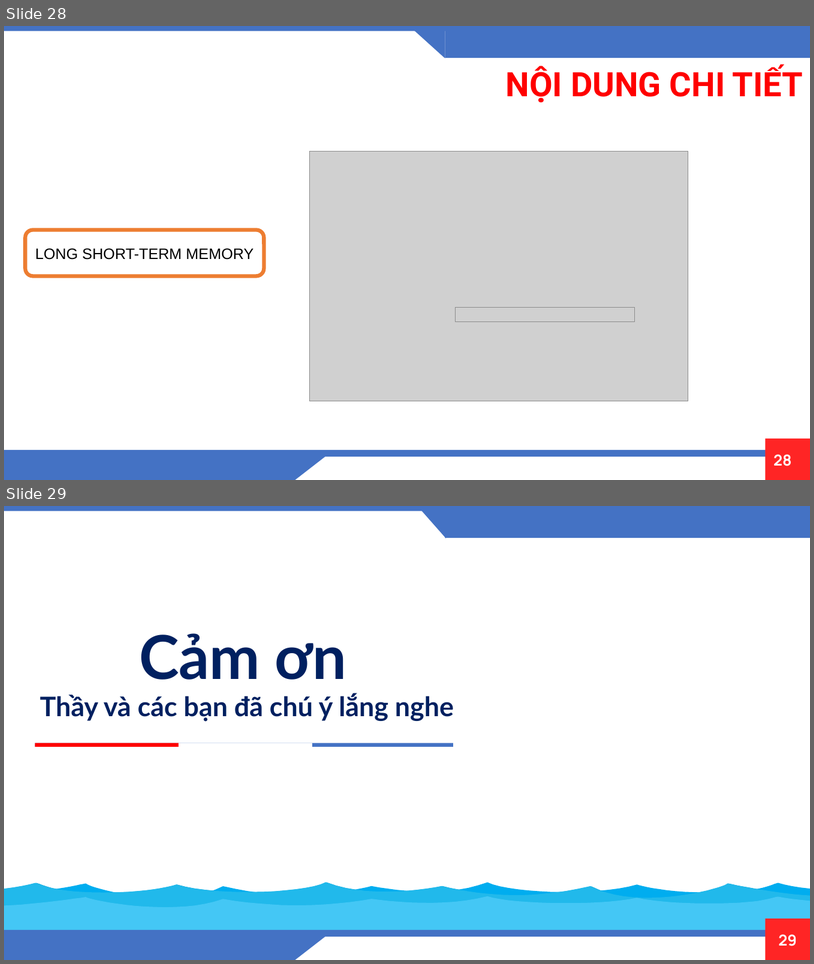
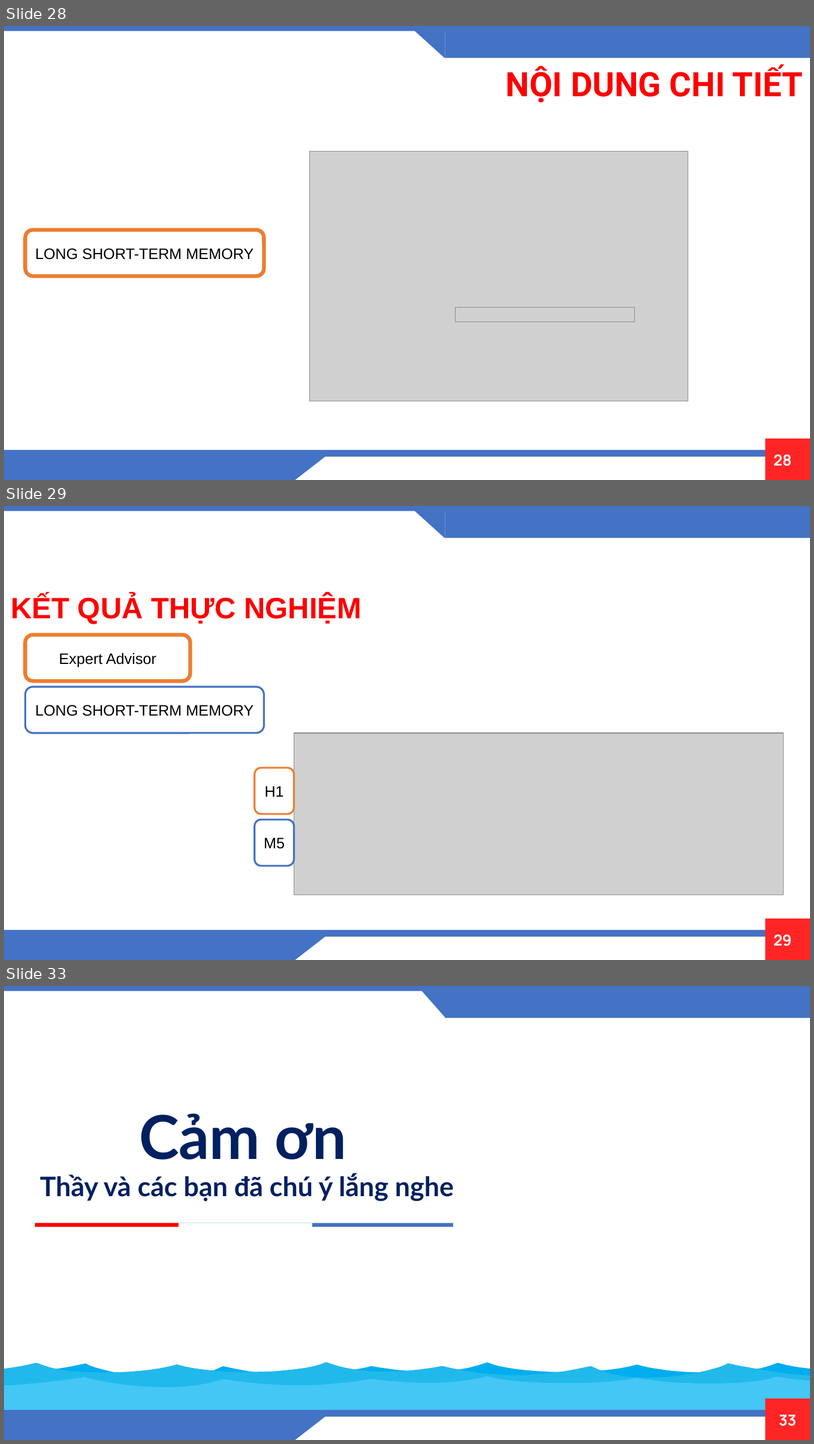
Before and after one commit to OrangeFoxie/DO-AN-TONG-HOP, a slide deck: PowerPoint/slide/DATH-01.pptx. Shown one above the other, each under a label of ours: slides 28 and 29 before the commit, slides 28, 29 and 33 after it; the slides between them are not shown. The pictures are 814x964 and 814x1444 pixels, drawn with LibreOffice and Linux fonts; fonts in the diff are those of the drawing; grey boxes stand for pictures; background and template pictures are left out. Boxes give left, top, right and bottom in pixels: in the first picture for what was removed or moved away, otherwise in the second. Text is boxed around its words. In the diff, an @@ line names an element or a change of style, - is before the commit and + after.

```diff
--- a/PowerPoint/slide/DATH-01.pptx
+++ b/PowerPoint/slide/DATH-01.pptx
@@ slide 29 added at box(4, 506, 810, 960), background #FFFFFF; not listed: 8 template elements that a slide beside it also shows @@
@@ text added at box(11, 595, 362, 624), 35 pt, text #FF0000, bold @@
+KẾT QUẢ THỰC NGHIỆM
@@ rounded rectangle added at box(25, 635, 191, 681), fill #FFFFFF, outline #ED7D31 4.5 pt, 18 pt, text #000000 @@
+Expert Advisor
@@ rounded rectangle added at box(25, 687, 264, 733), fill #FFFFFF, outline #4472C4 2.25 pt, 18 pt, text #000000 @@
+LONG SHORT-TERM MEMORY
@@ picture added at box(294, 733, 784, 895) @@
@@ rounded rectangle added at box(254, 768, 294, 813), fill #FFFFFF, outline #ED7D31 2.25 pt, 18 pt, text #000000 @@
+H1
@@ rounded rectangle added at box(254, 819, 294, 865), fill #FFFFFF, outline #4472C4 2.25 pt, 18 pt, text #000000 @@
+M5
@@ what was slide 29 is now slide 33 @@
@@ page number at box(779, 1414, 797, 1426): text changed @@
-29
+33
```
Also in this commit, not shown: 1 slide changed, 3 other slides added, 1 other file.
